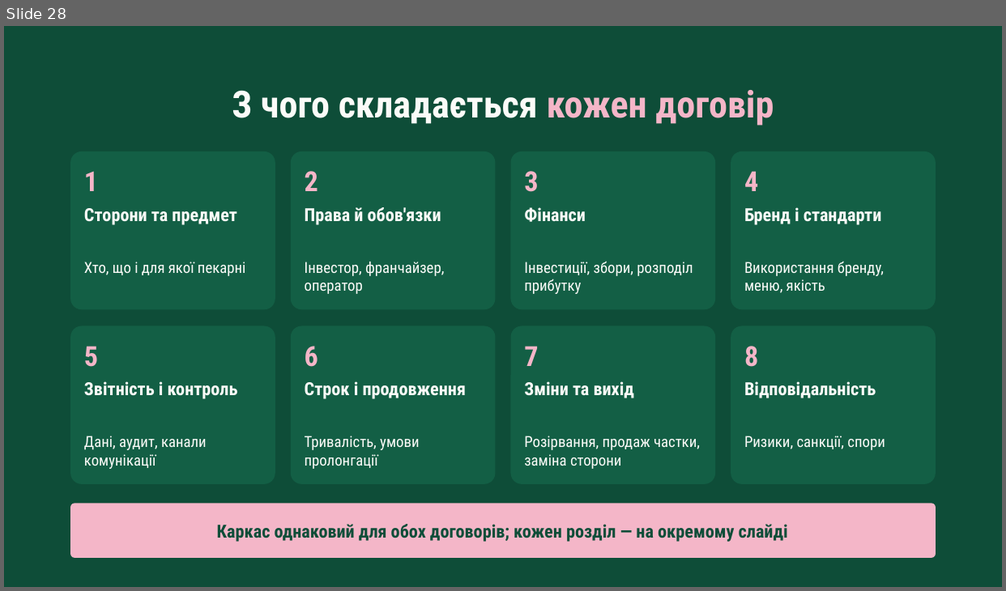
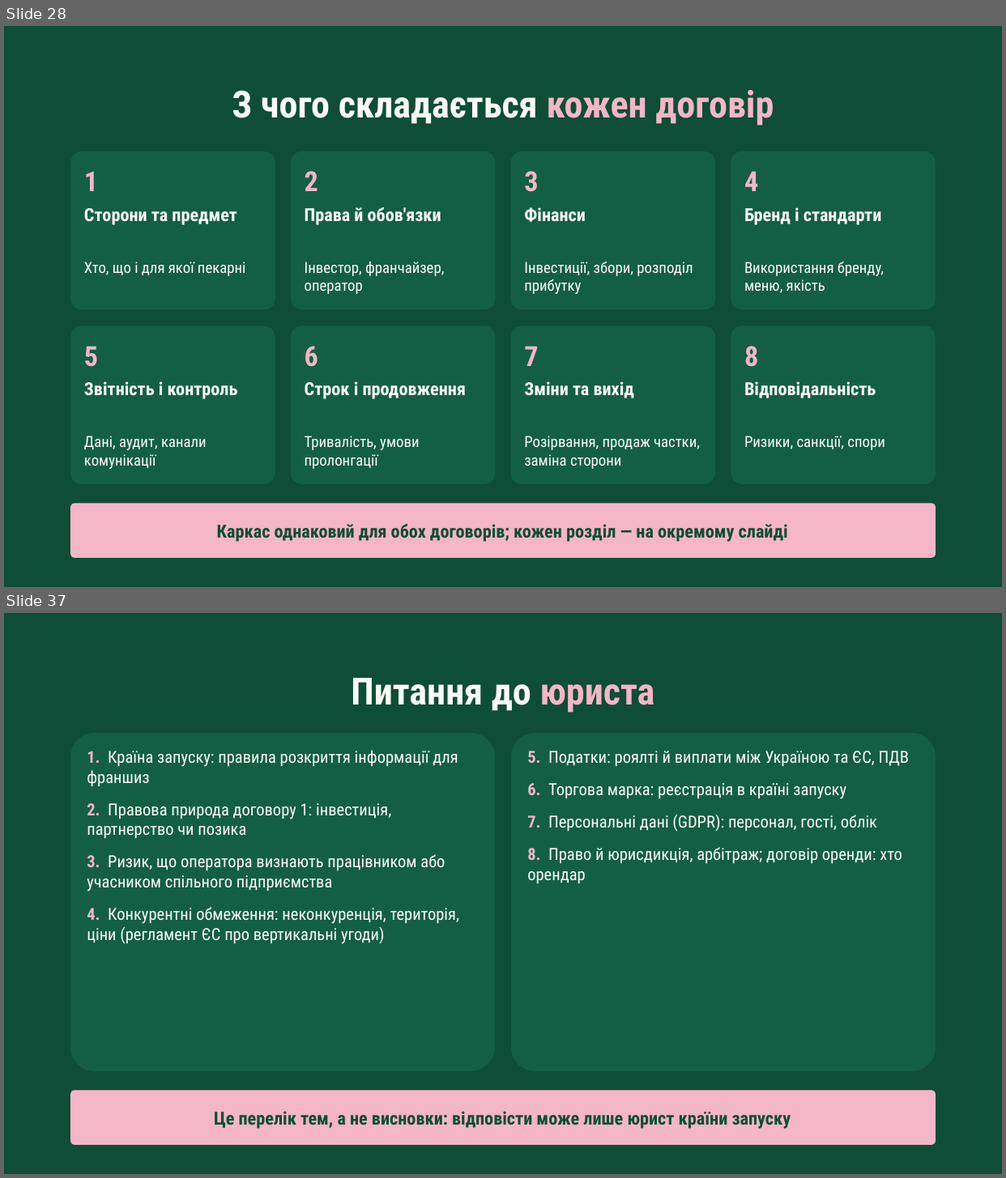
Before and after one commit to denfidiriv-cmyk/xcrypto, a slide deck: presentation_with_contract.pptx. Shown one above the other, each under a label of ours: slide 28 before the commit, slides 28 and 37 after it; the slides between them are not shown. The pictures are 1006x591 and 1006x1178 pixels, drawn with LibreOffice and Linux fonts; fonts in the diff are those of the drawing. Boxes give left, top, right and bottom in pixels: in the first picture for what was removed or moved away, otherwise in the second. Text is boxed around its words. In the diff, an @@ line names an element or a change of style, - is before the commit and + after.

```diff
--- a/presentation_with_contract.pptx
+++ b/presentation_with_contract.pptx
@@ slide 37 added at [4,613,1002,1174], background #0E4D38 @@
@@ text added at [351,678,655,713], 54 pt, text #FBFBF8, bold @@
+Питання до юриста
@@ rounded rectangle added at [70,733,495,1071], fill #135F45 @@
@@ rounded rectangle added at [511,733,935,1071], fill #135F45 @@
@@ text added at [87,750,459,944], 24 pt, text #FBFBF8 @@
+1. Країна запуску: правила розкриття інформації для франшиз
+2. Правова природа договору 1: інвестиція, партнерство чи позика
+3. Ризик, що оператора визнають працівником або учасником спільного підприємства
+4. Конкурентні обмеження: неконкуренція, територія, ціни (регламент ЄС про вертикальні угоди)
@@ text added at [527,751,909,884], 24 pt, text #FBFBF8 @@
+5. Податки: роялті й виплати між Україною та ЄС, ПДВ
+6. Торгова марка: реєстрація в країні запуску
+7. Персональні дані (GDPR): персонал, гості, облік
+8. Право й юрисдикція, арбітраж; договір оренди: хто орендар
@@ rounded rectangle added at [70,1091,935,1145], fill #F4B6C8 @@
@@ text added at [214,1111,791,1129], 26 pt, text #0E4D38, bold @@
+Це перелік тем, а не висновки: відповісти може лише юрист країни запуску
```
Also in this commit, not shown: 8 other slides added, 8 slides removed.
